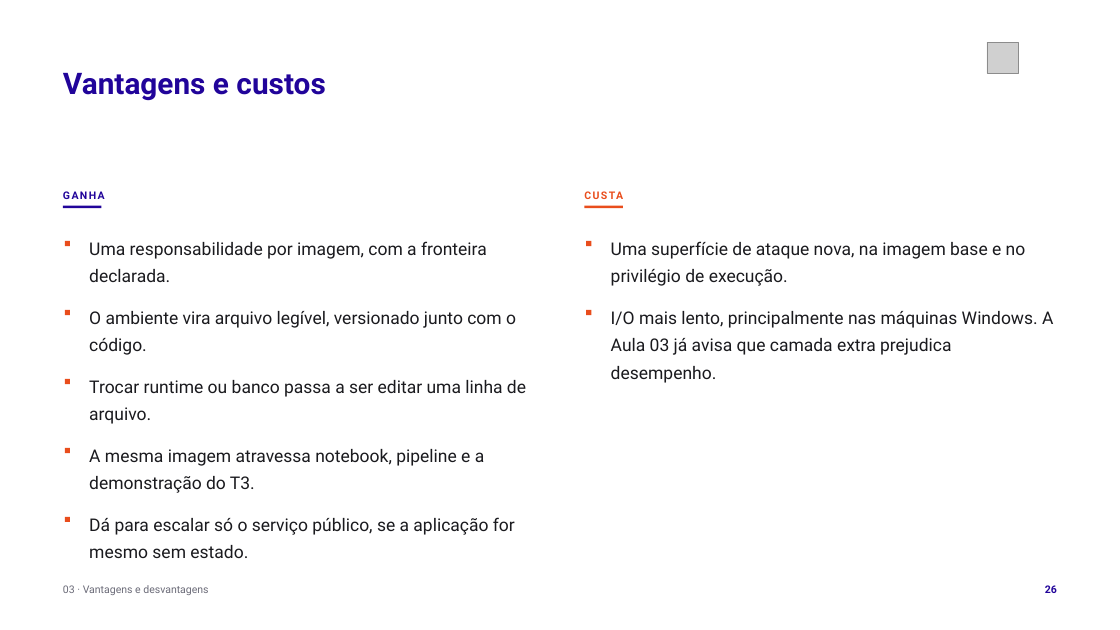
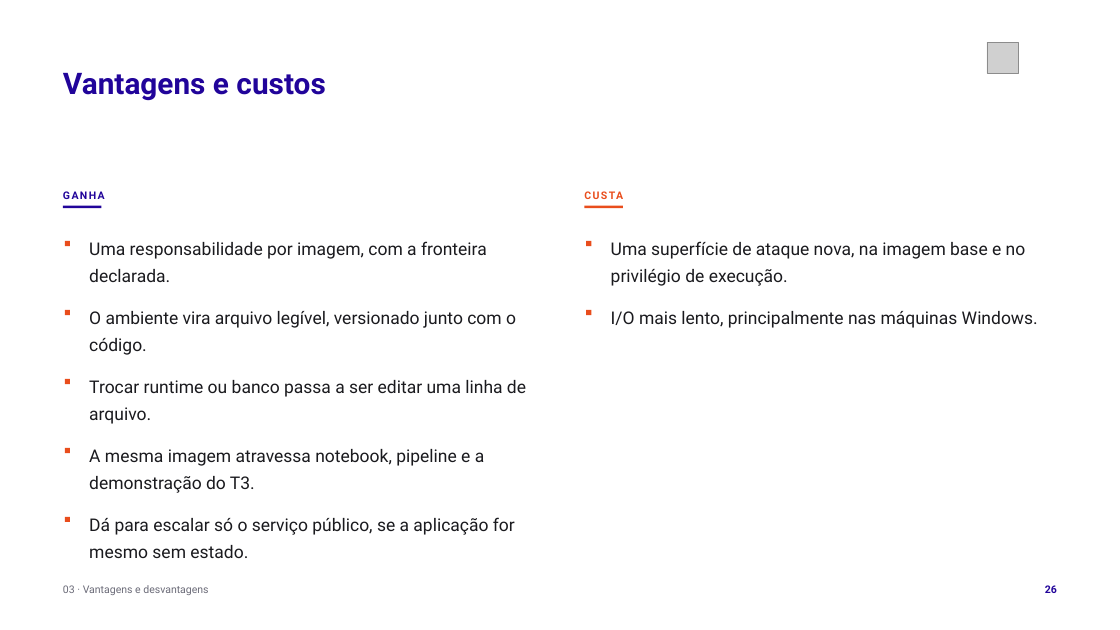
Before and after one commit to tcpassos/invite-app, a slide deck: slide 26 of trabalhos/T1-Docker-Invite-People.pptx. Drawn at 1120x630 pixels with LibreOffice and Linux fonts; fonts in the diff are those of the drawing; grey boxes stand for pictures. Boxes give left, top, right and bottom in pixels: in the first picture for what was removed or moved away, otherwise in the second. Text is boxed around its words. In the diff, an @@ line names an element or a change of style, - is before the commit and + after.

```diff
--- a/trabalhos/T1-Docker-Invite-People.pptx
+++ b/trabalhos/T1-Docker-Invite-People.pptx
@@ text at (611, 311, 1038, 328): text changed @@
-I/O mais lento, principalmente nas máquinas Windows. A Aula 03 já avisa que camada extra prejudica desempenho.
+I/O mais lento, principalmente nas máquinas Windows.
```
Also in this commit, not shown: 13 other slides changed, 11 other files.
